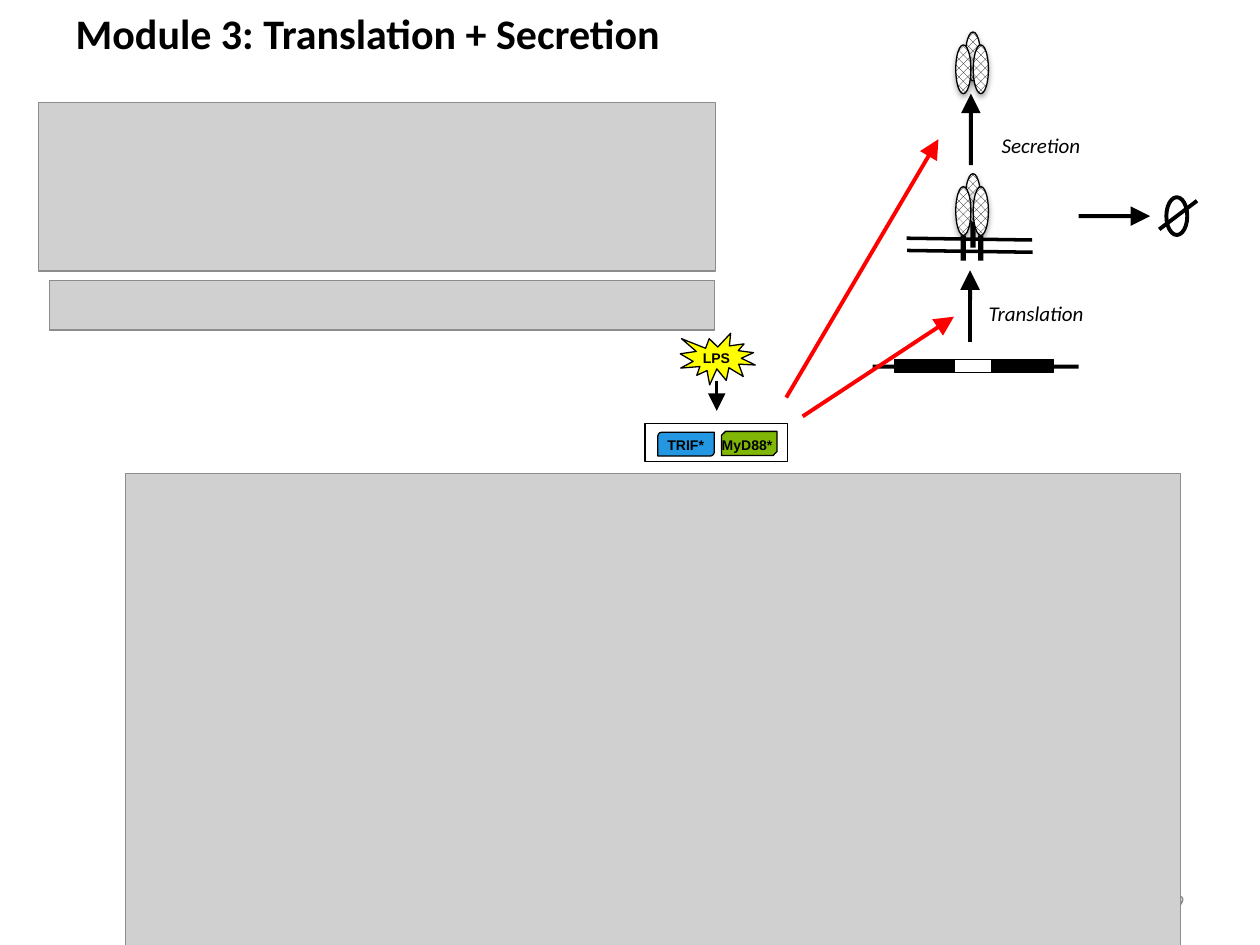
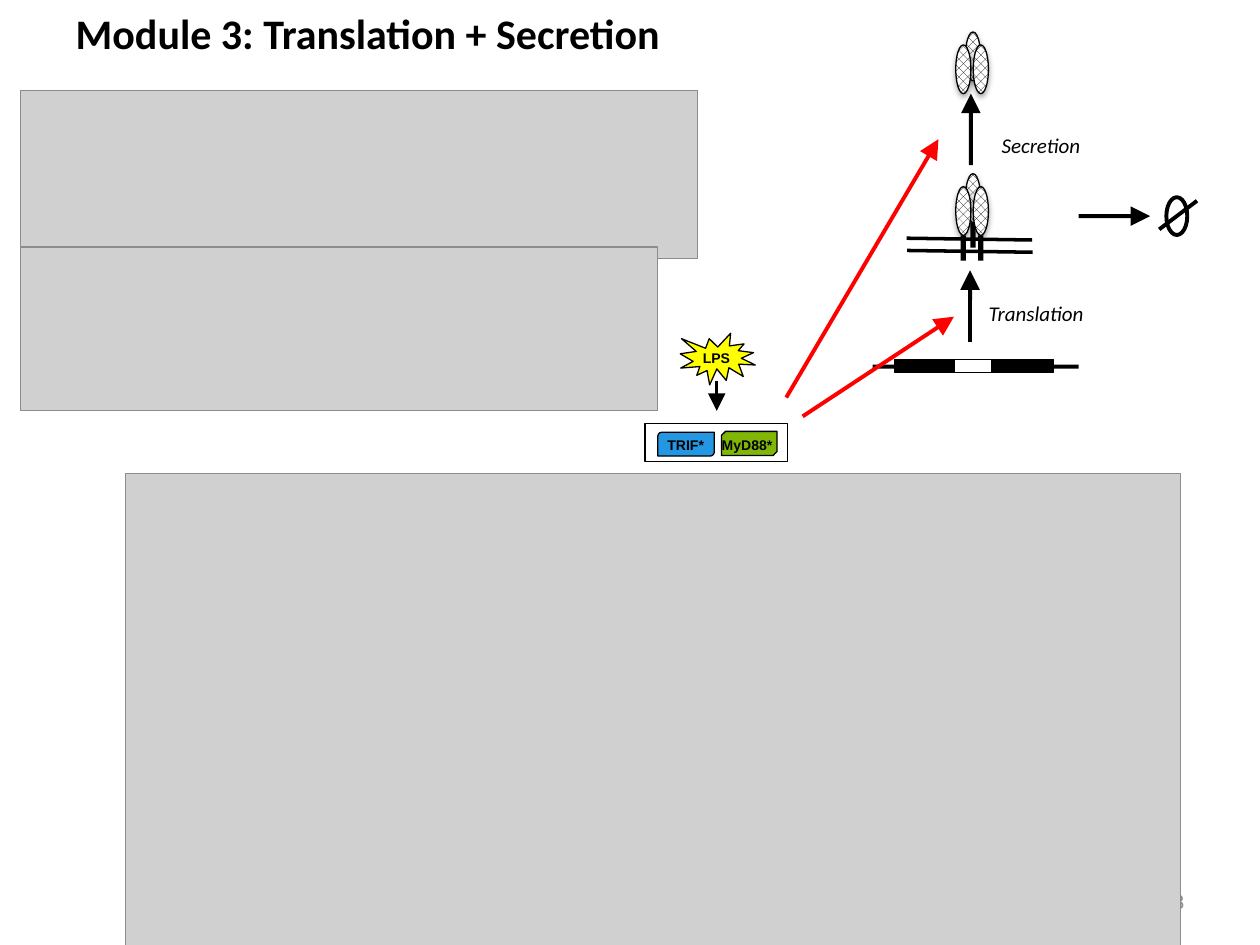
Before and after one commit to biomystery/TNF_regulation, a slide deck: slide 8 of TNF_Slides.pptx (slide 9 before the commit). Drawn at 1260x945 pixels with LibreOffice and Linux fonts; fonts in the diff are those of the drawing; grey boxes stand for pictures. Boxes give left, top, right and bottom in pixels: in the first picture for what was removed or moved away, otherwise in the second. Text is boxed around its words. In the diff, an @@ line names an element or a change of style, - is before the commit and + after.

```diff
--- a/TNF_Slides.pptx
+++ b/TNF_Slides.pptx
@@ picture moved from (x1=39, y1=102, x2=716, y2=271) to (x1=20, y1=91, x2=697, y2=260) @@
@@ picture resized from (x1=50, y1=281, x2=716, y2=330) to (x1=20, y1=247, x2=658, y2=411) @@
@@ page number at (x1=1174, y1=891, x2=1185, y2=915): text changed @@
-9
+8
```
Also in this commit, not shown: 2 other slides changed, 1 slide added, 1 slide removed, 20 other files.
